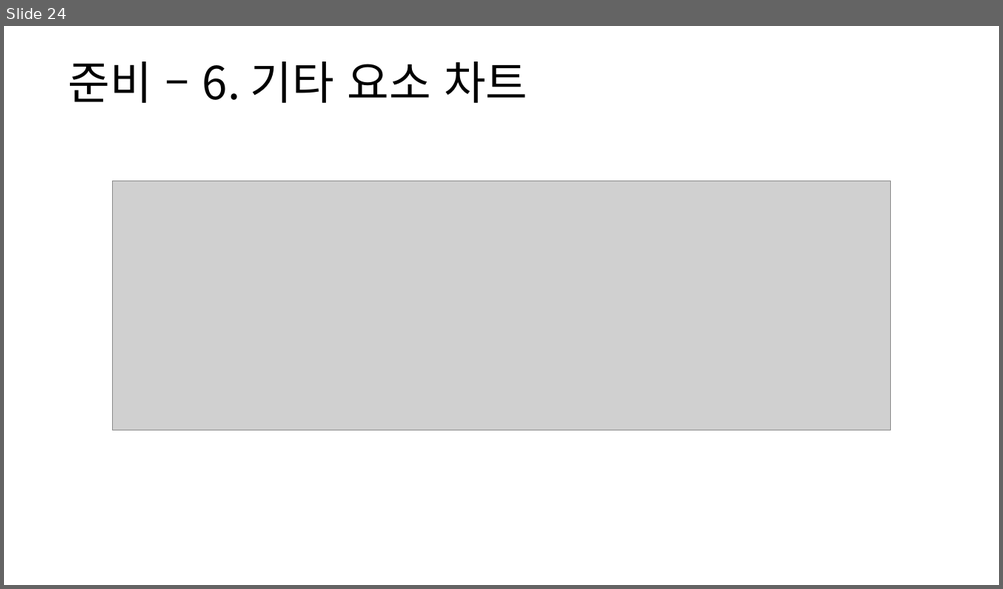
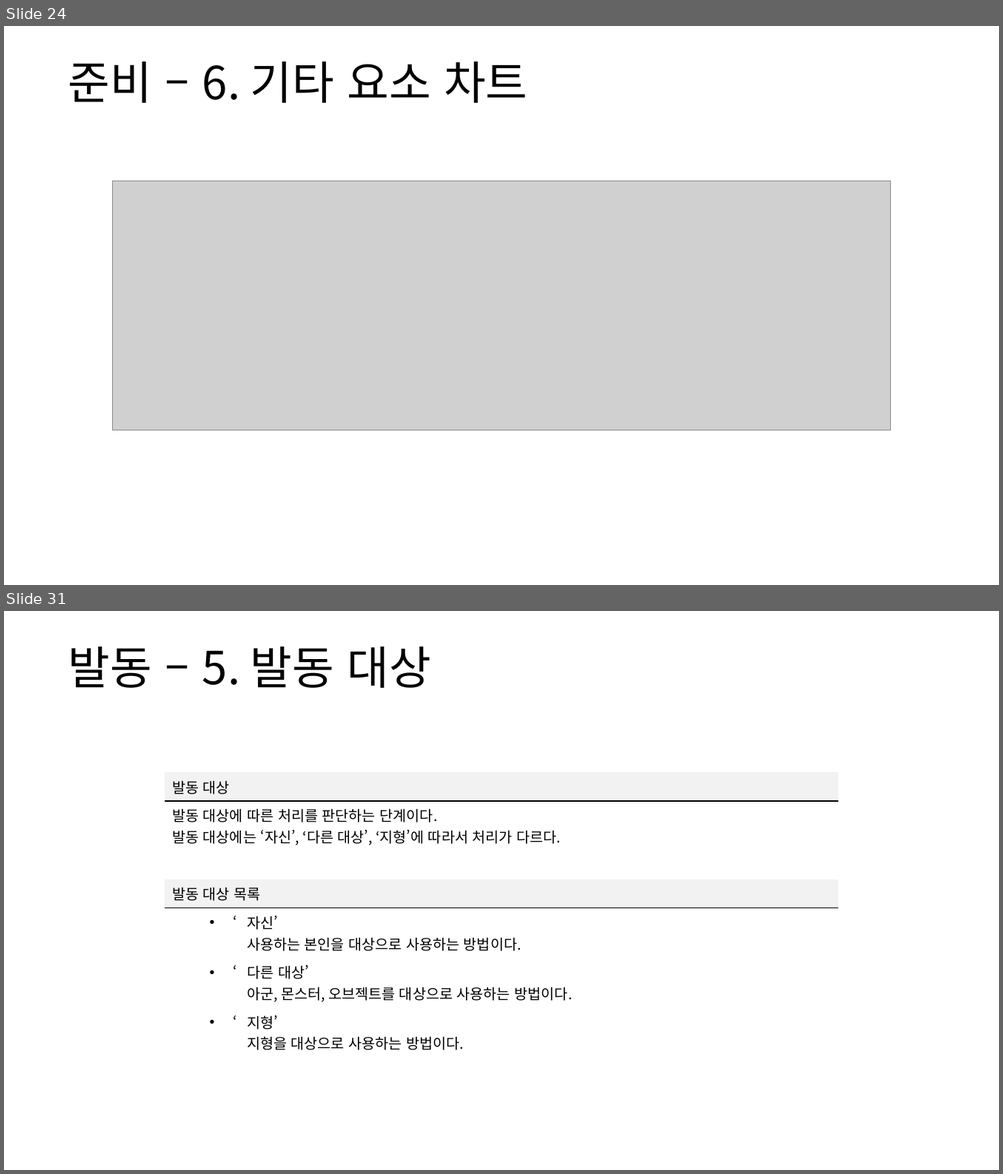
Before and after one commit to yjk0401/unityenginebasic_9th, a slide deck: 기획/방랑엽사전/스킬 시스템 기획서.pptx. Shown one above the other, each under a label of ours: slide 24 before the commit, slides 24 and 31 after it; the slides between them are not shown. The pictures are 1003x589 and 1003x1174 pixels, drawn with LibreOffice and Linux fonts; fonts in the diff are those of the drawing; grey boxes stand for pictures. Boxes give left, top, right and bottom in pixels: in the first picture for what was removed or moved away, otherwise in the second. Text is boxed around its words. In the diff, an @@ line names an element or a change of style, - is before the commit and + after.

```diff
--- a/기획/방랑엽사전/스킬 시스템 기획서.pptx
+++ b/기획/방랑엽사전/스킬 시스템 기획서.pptx
@@ slide 31 added at [4,611,999,1170], background #FFFFFF @@
@@ text added at [68,647,431,688], 44 pt, text #000000 @@
+발동 – 5. 발동 대상
@@ table added at [165,773,838,1054], 7 rows, 1 columns @@
+발동 대상
+발동 대상에 따른 처리를 판단하는 단계이다. / 발동 대상에는 ‘자신’, ‘다른 대상’, ‘지형’에 따라서 처리가 다르다.
+
+발동 대상 목록
+‘자신’ / 사용하는 본인을 대상으로 사용하는 방법이다.
+‘다른 대상’ / 아군, 몬스터, 오브젝트를 대상으로 사용하는 방법이다.
+‘지형’ / 지형을 대상으로 사용하는 방법이다.
```
Also in this commit, not shown: 1 slide changed, 13 other slides added, 10 other files.
